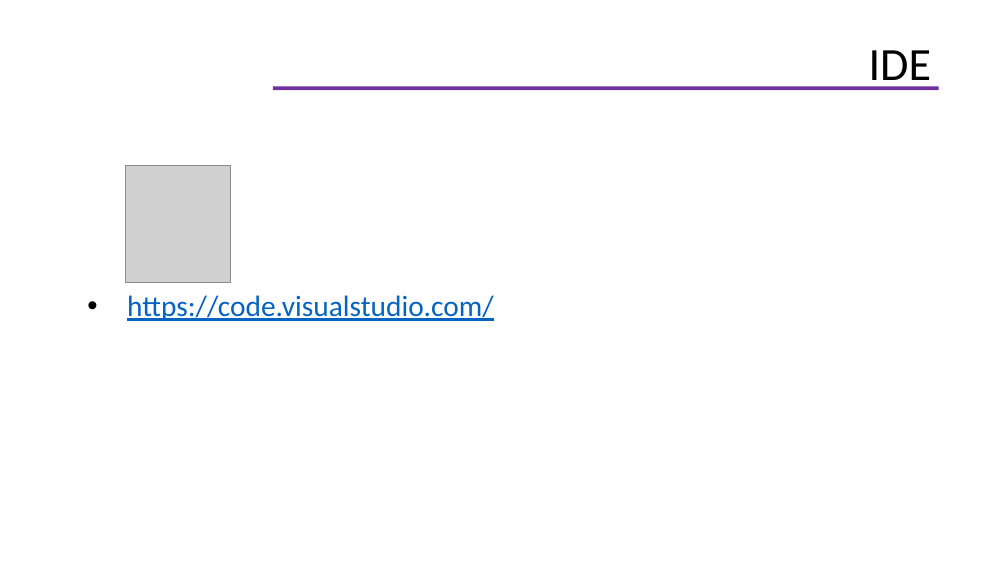
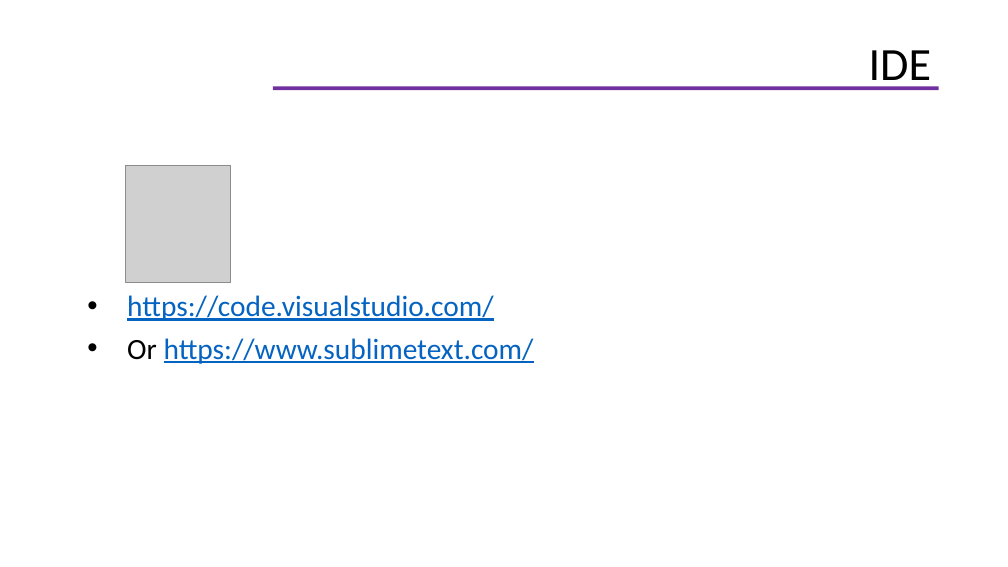
Before and after one commit to giaule91/basic-html, a slide deck: slide 6 of docs/HTML.pptx. Drawn at 1008x567 pixels with LibreOffice and Linux fonts; fonts in the diff are those of the drawing; grey boxes stand for pictures; background and template pictures are left out. Boxes give left, top, right and bottom in pixels: in the first picture for what was removed or moved away, otherwise in the second. Text is boxed around its words. In the diff, an @@ line names an element or a change of style, - is before the commit and + after.

```diff
--- a/docs/HTML.pptx
+++ b/docs/HTML.pptx
@@ text at [127, 338, 534, 364]: paragraph added @@
+• Or https://www.sublimetext.com/
```
Also in this commit, not shown: 1 slide added.
